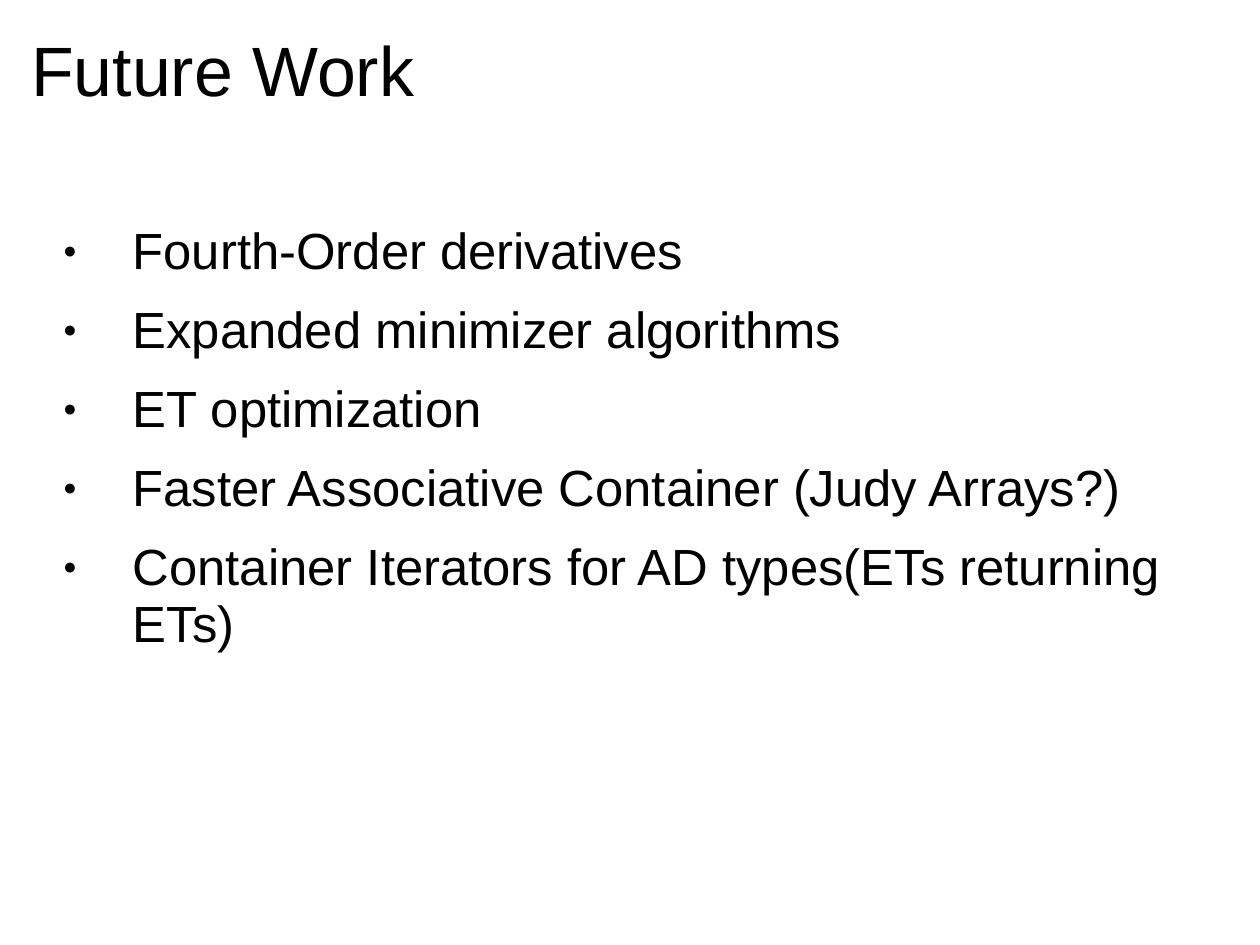
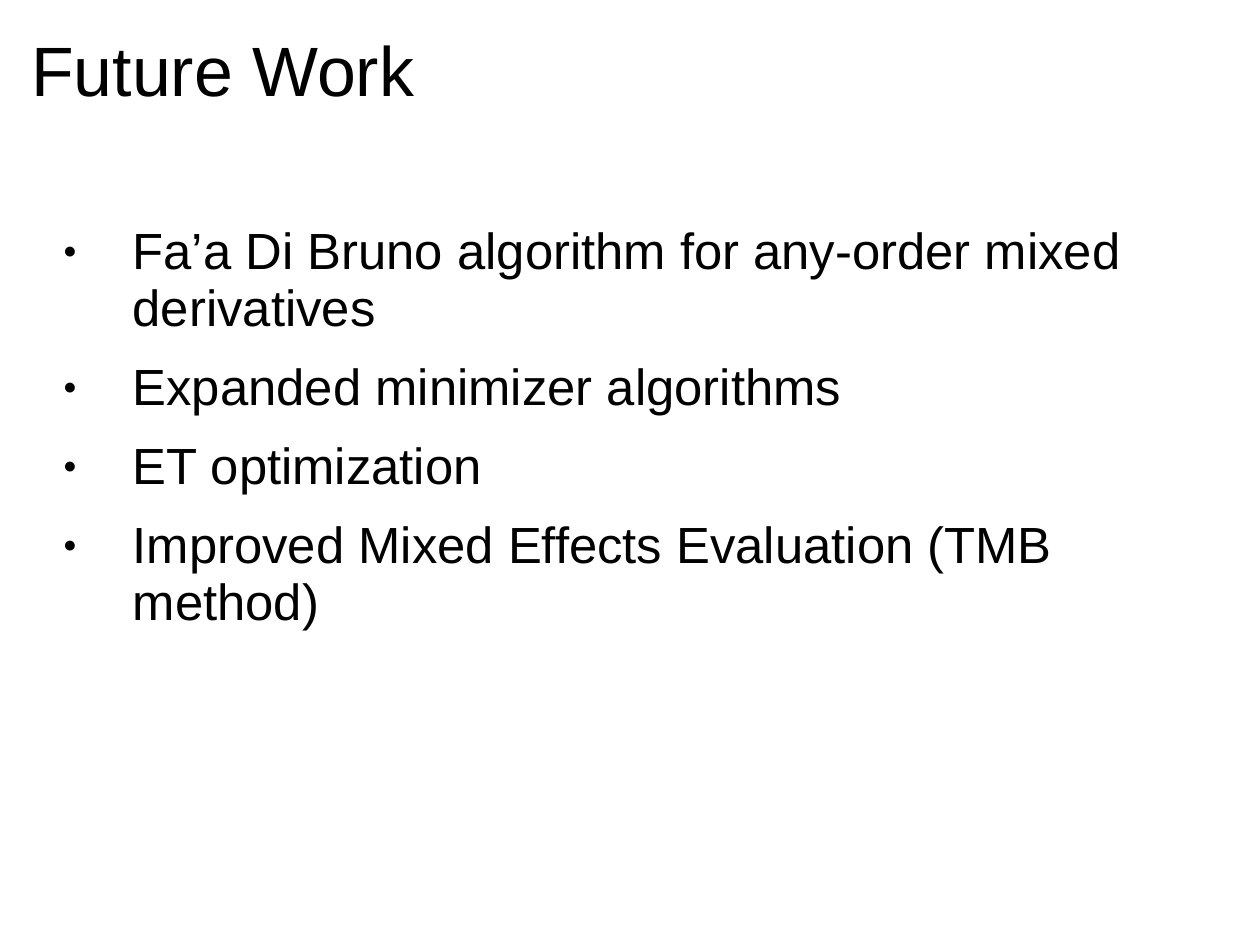
Before and after one commit to msupernaw/ATL, a slide deck: slide 36 of docs/ATL_ICES.pptx (slide 37 before the commit). Drawn at 1260x945 pixels with LibreOffice and Linux fonts; fonts in the diff are those of the drawing; background and template pictures are left out. Boxes give left, top, right and bottom in pixels: in the first picture for what was removed or moved away, otherwise in the second. Text is boxed around its words. In the diff, an @@ line names an element or a change of style, - is before the commit and + after.

```diff
--- a/docs/ATL_ICES.pptx
+++ b/docs/ATL_ICES.pptx
@@ text at box(133, 232, 1120, 327): text changed @@
-● Fourth-Order derivatives
+● Fa’a Di Bruno algorithm for any-order mixed derivatives
@@ text at box(133, 526, 1052, 630): text changed @@
-● Faster Associative Container (Judy Arrays?)
-● Container Iterators for AD types(ETs returning ETs)
+● Improved Mixed Effects Evaluation (TMB method)
```
Also in this commit, not shown: 3 other slides changed, 1 slide removed.
